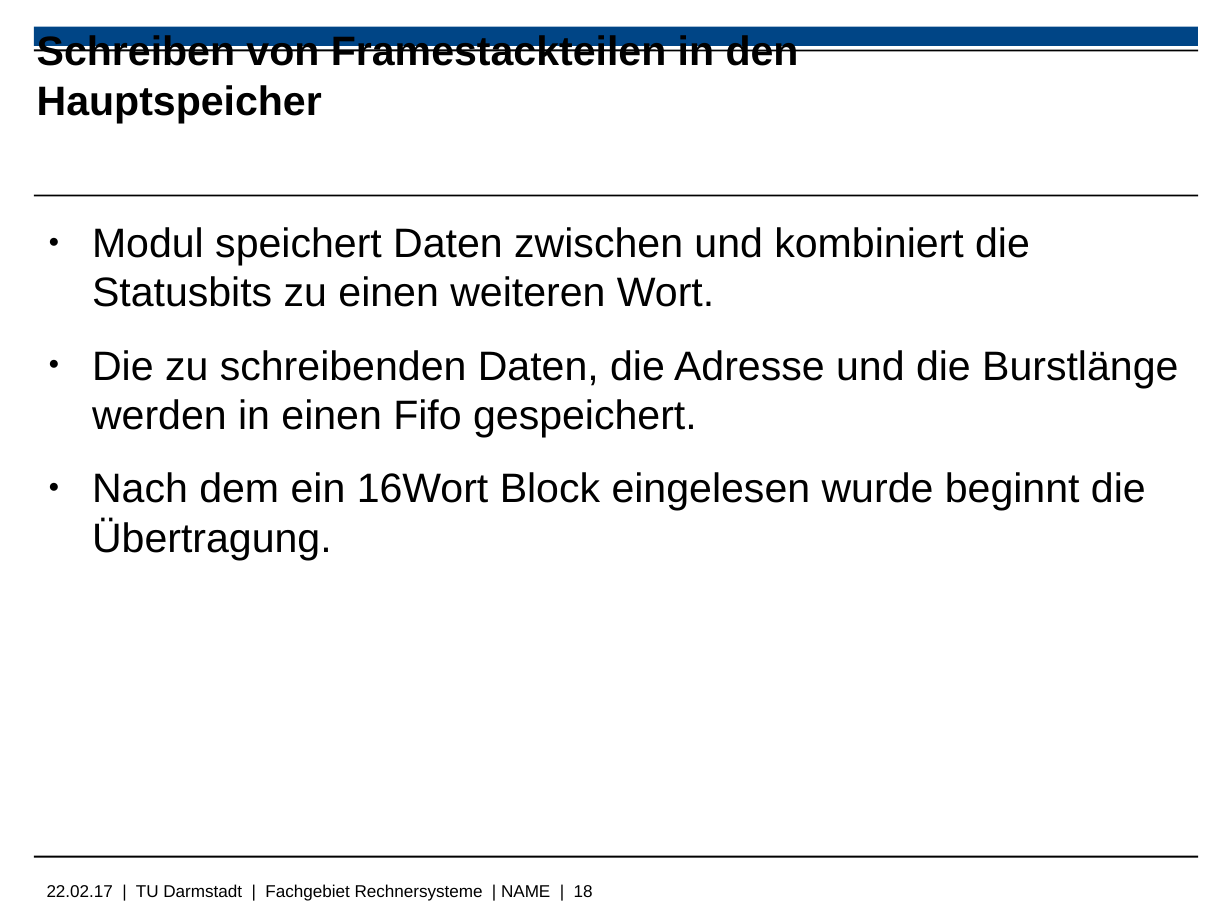
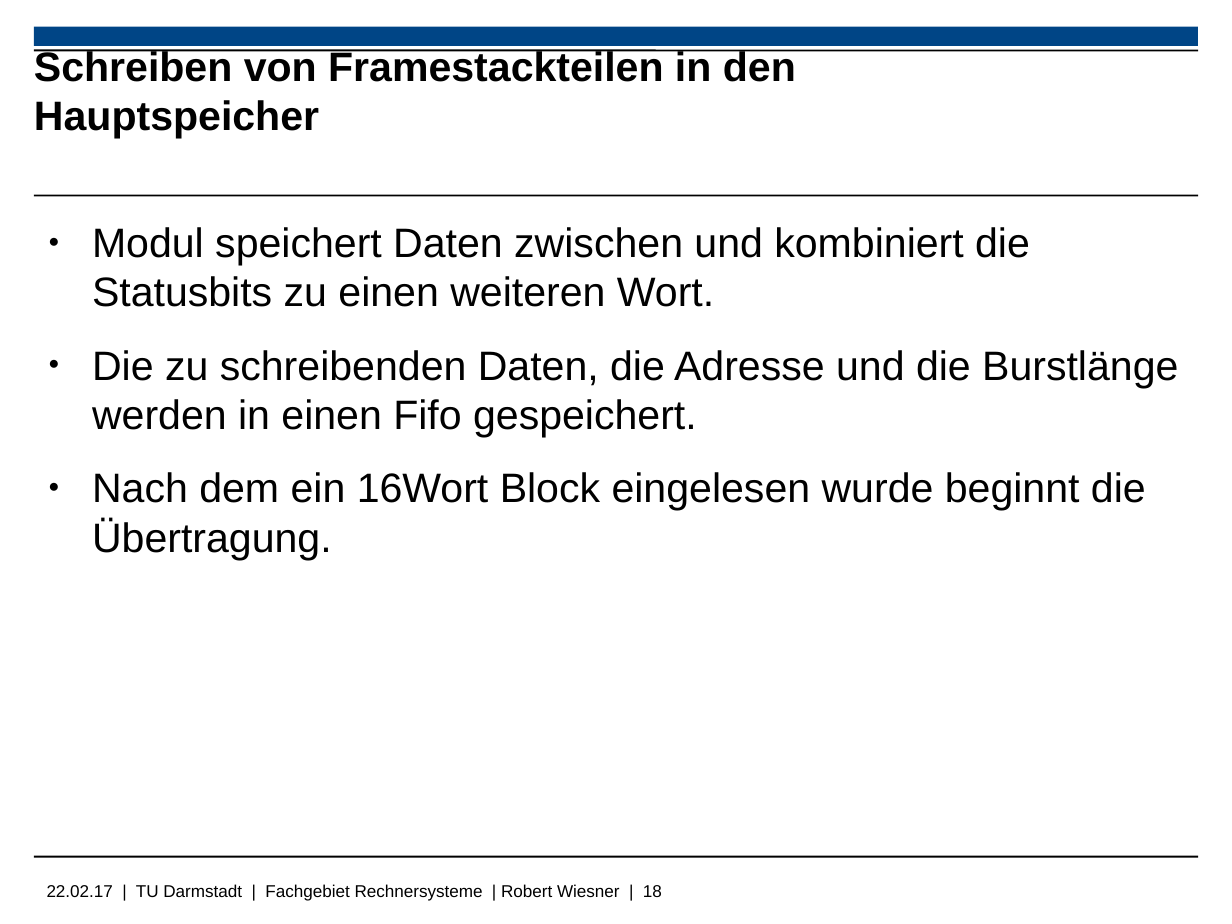
Before and after one commit to Wiero/PS_RS_REPORT, a slide deck: slide 18 of libreoffice_presentation.odp. Drawn at 1232x924 pixels with LibreOffice and Linux fonts; fonts in the diff are those of the drawing; background and template pictures are left out. Boxes give left, top, right and bottom in pixels: in the first picture for what was removed or moved away, otherwise in the second. Text is boxed around its words. In the diff, an @@ line names an element or a change of style, - is before the commit and + after.

```diff
--- a/libreoffice_presentation.odp
+++ b/libreoffice_presentation.odp
@@ title "Schreiben von Framestackteilen in den ...": place and size @@
-title "Schreiben von Framestackteilen in den ..." at (37,35,799,123)
+title "Schreiben von Framestackteilen in den ..." at (34,49,796,139)
@@ text at (47,884,662,901): text changed @@
-22.02.17 | TU Darmstadt | Fachgebiet Rechnersysteme | NAME | 18
+22.02.17 | TU Darmstadt | Fachgebiet Rechnersysteme | Robert Wiesner | 18
```
Also in this commit, not shown: 28 other slides changed, 6 slides added, 4 slides removed.
